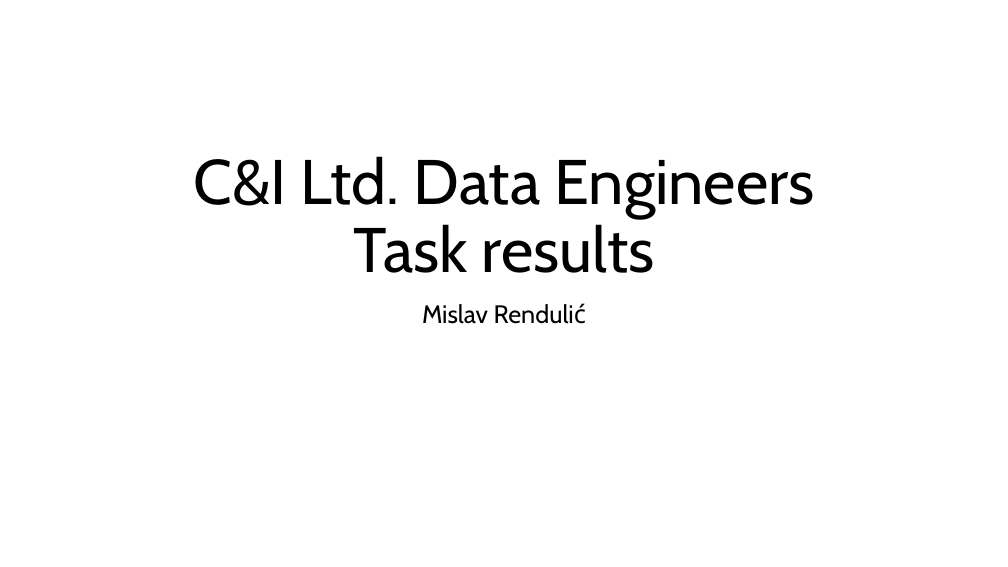
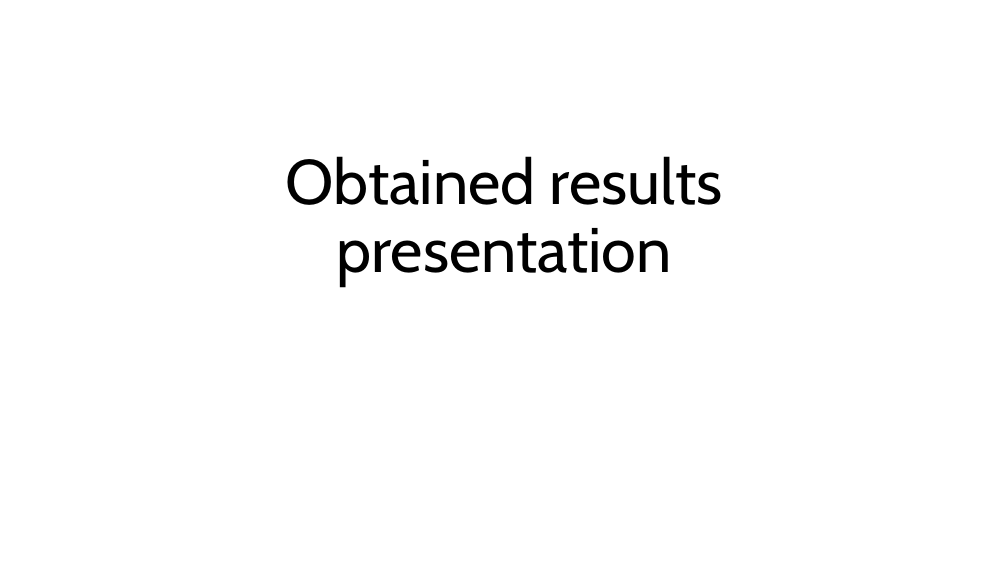
Before and after one commit to mrenda8/test-task, a slide deck: slide 1 of presentation.pptx. Drawn at 1008x567 pixels with LibreOffice and Linux fonts; fonts in the diff are those of the drawing. Boxes give left, top, right and bottom in pixels: in the first picture for what was removed or moved away, otherwise in the second. Text is boxed around its words. In the diff, an @@ line names an element or a change of style, - is before the commit and + after.

Commit message:
ppt update

```diff
--- a/presentation.pptx
+++ b/presentation.pptx
@@ title at (286,156,723,287): text changed @@
-C&I Ltd. Data Engineers Task results
+Obtained results presentation
@@ subtitle removed at (422,303,586,324) @@
-Mislav Rendulić
```
